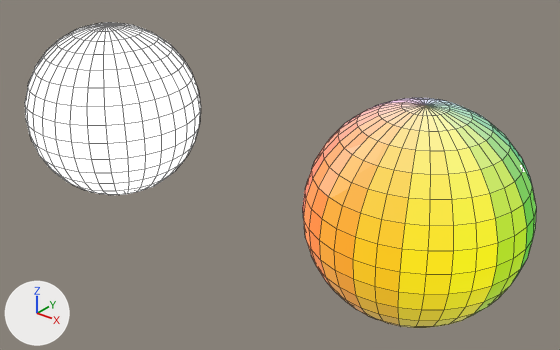
Renders of the Blender file Materials/enenra.blend from each side of a commit.
One viewpoint serves both versions: a camera (50 mm lens) standing at (3.52, -6.79, 4.08) and looking at (-2.07, 0.19, -0.25). The axes (+X, +Y, +Z) are drawn at lower left. The lights are the same throughout. Mesh edges are drawn as thin lines.

Names of what the first picture shows: 'EmissiveRecolorable', 'EmissiveSpectrumAtlas'.
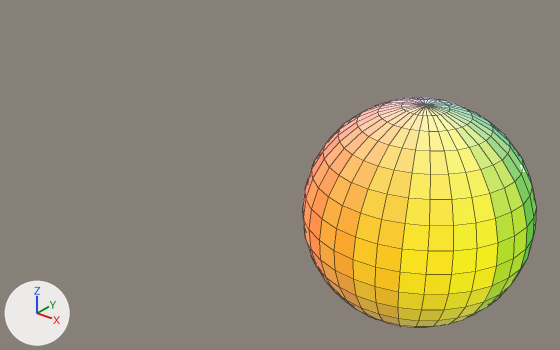
Edits to the bpy script that builds the scene:
```text
Remove ob_emissiverecolorable:
    ob_emissiverecolorable = bpy.data.objects.new('EmissiveRecolorable', me_sphere_001)
    ob_emissiverecolorable.location = (-5.0, 0.0, 0.0)
```

What differs and where, as boxes [x1, y1, x2, y2] in the pictures (560 x 350 px):
'EmissiveRecolorable', deleted
    before: [25, 22, 201, 195]
